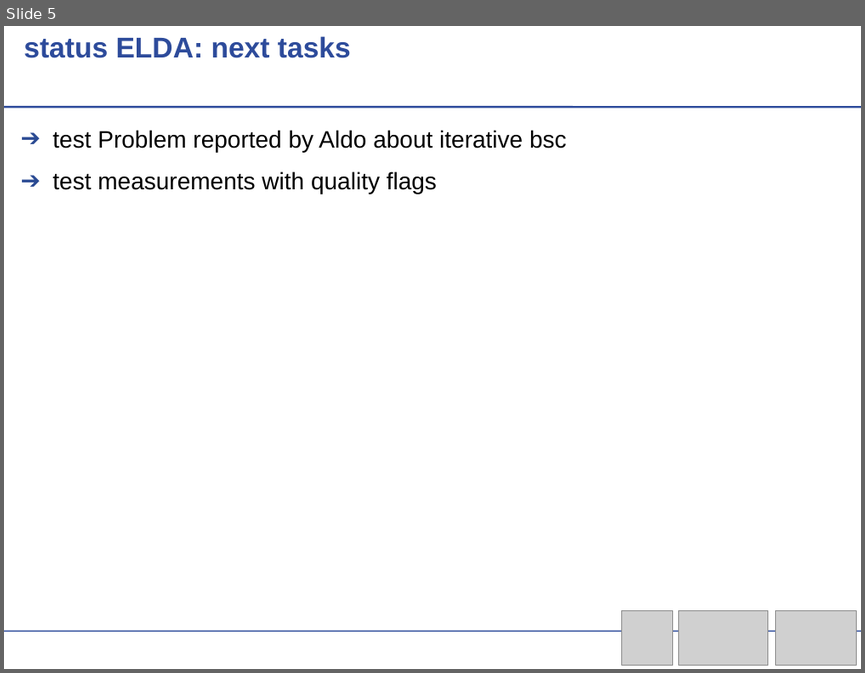
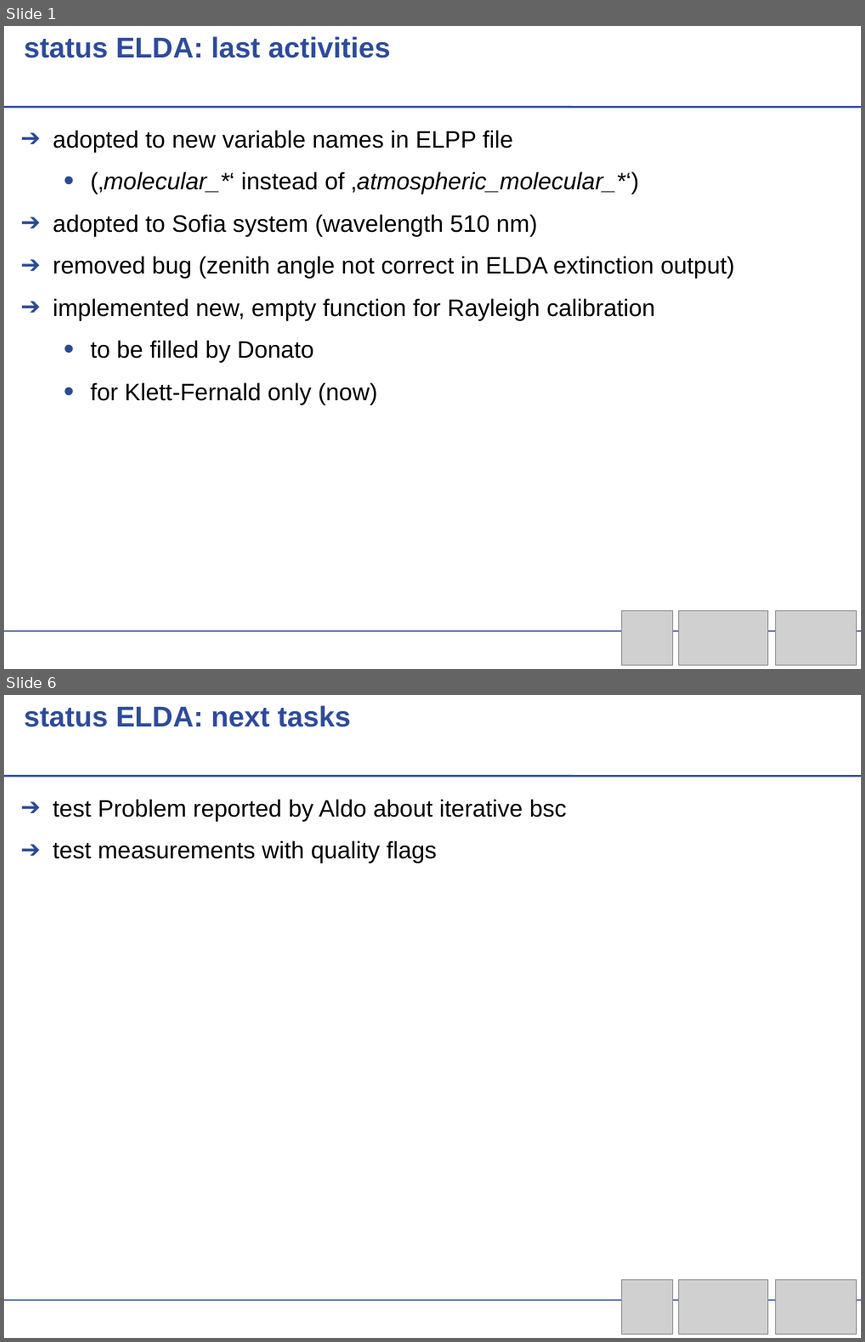
Before and after one commit to actris-scc/ELDAmwl, a slide deck: ELDAmwl.odp. Shown one above the other, each under a label of ours: slide 5 before the commit, slides 1 and 6 after it; the slides between them are not shown. The pictures are 865x673 and 865x1342 pixels, drawn with LibreOffice and Linux fonts; fonts in the diff are those of the drawing; grey boxes stand for pictures; background and template pictures are left out. Boxes give left, top, right and bottom in pixels: in the first picture for what was removed or moved away, otherwise in the second. Text is boxed around its words. In the diff, an @@ line names an element or a change of style, - is before the commit and + after.

Commit message:
new version of ELDA & ELDAmwl status documentation

```diff
--- a/ELDAmwl.odp
+++ b/ELDAmwl.odp
@@ slide 1 added at bbox=[4, 26, 861, 669], background #FFFFFF; not listed: 2 template elements that a slide beside it also shows @@
@@ text added at bbox=[24, 36, 391, 58], 24 pt, text #2D4B9B, bold @@
+status ELDA: last activities
@@ text added at bbox=[52, 130, 734, 404], 20 pt, text #000000 @@
+➔ adopted to new variable names in ELPP file
+  • (‚molecular_*‘ instead of ‚atmospheric_molecular_*‘)
+➔ adopted to Sofia system (wavelength 510 nm)
+➔ removed bug (zenith angle not correct in ELDA extinction output)
+➔ implemented new, empty function for Rayleigh calibration
+  • to be filled by Donato
+  • for Klett-Fernald only (now)
@@ picture added at bbox=[622, 610, 672, 664] @@
@@ picture added at bbox=[678, 610, 767, 664] @@
@@ picture added at bbox=[776, 610, 857, 664] @@
@@ what was slide 5 is now slide 6 @@
```
Also in this commit, not shown: 2 slides changed, 1 other slide added, 1 other file.
